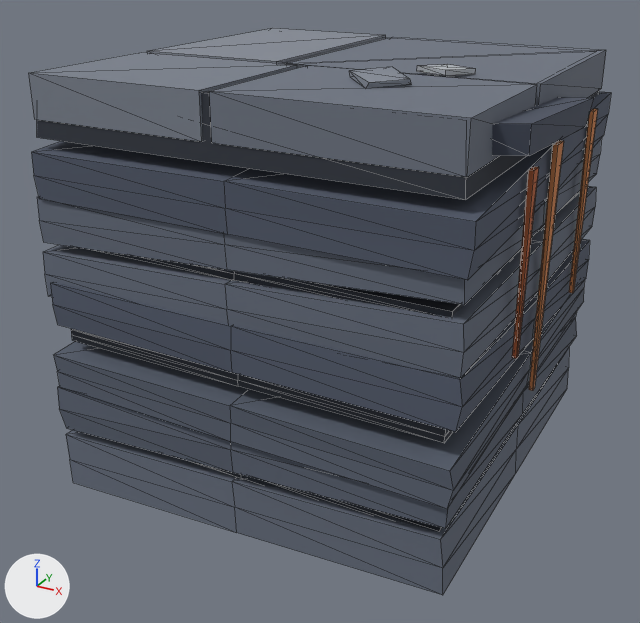
Before and after pictures for a commit that changed the glTF model web/world/assets/cliff_slate.glb.
One viewpoint serves both versions: a 50 mm lens placed at (0.991, -1.911, 1.296), pointed at (-0.024, -0.066, 0.374). Arrows for +X, +Y and +Z are at lower left; the lights stay in place. The first picture is the older version. Mesh edges are drawn as thin lines. Vertices at exactly the same position are counted once.

The first picture shows 'cliff_slate'.
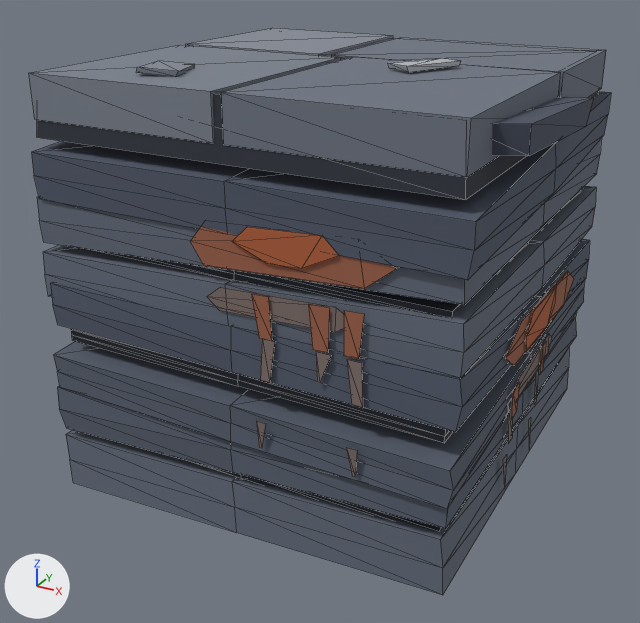
Pixel boxes (x1, y1, x2, y2) of what changed, in the pictures (640 x 623 px):
part 1 of me_sx_cliff_slate, deleted (orange): before (529, 140, 564, 390)
part 2 of me_sx_cliff_slate, deleted: before (417, 65, 476, 76)
part 3 of me_sx_cliff_slate, deleted (orange): before (512, 166, 539, 359)
part 4 of me_sx_cliff_slate, deleted: before (349, 67, 412, 88)
part 5 of me_sx_cliff_slate, built on: before (29, 28, 606, 293); after (29, 28, 606, 488)

The change in detail:
Material 'sx_sn_stain' (mat_sx_sn_stain) is new.
Its base color is (0.332, 0.117, 0.0648) (brown #9c6048).
Its roughness is 0.9.
Material 'sx_sn_rusty' (mat_sx_sn_rusty) is new.
Its base color is (0.209, 0.156, 0.144) (grey #7e6e6a).
Its roughness is 0.9.
me_sx_cliff_slate is used by ob_cliff_slate; location (0.0, 0.0, 0.0).
me_sx_cliff_slate had 346 vertices, 534 faces and spanned x -0.528..0.578, y -0.527..0.573, z -0.048..1.021.
me_sx_cliff_slate now has 414 vertices, 550 faces and spans x -0.528..0.578, y -0.538..0.573, z -0.048..1.019.
me_sx_cliff_slate part 1: the loose piece of 8 vertices spanning x 0.533..0.543, y -0.076..-0.028, z 0.288..0.873 is deleted.
me_sx_cliff_slate part 2: the loose piece of 8 vertices spanning x 0.229..0.346, y -0.128..-0.012, z 0.995..1.015 is deleted.
me_sx_cliff_slate part 3: the loose piece of 8 vertices spanning x 0.537..0.547, y -0.259..-0.223, z 0.455..0.861 is deleted.
me_sx_cliff_slate part 4: the loose piece of 8 vertices spanning x 0.144..0.292, y -0.329..-0.182, z 1.0..1.021 is deleted.
Part 5, on me_sx_cliff_slate:
13 vertices are removed from x -0.121..0.539, y -0.1..0.5, z 0.417..1.0.
26 faces are deleted.
4 vertices in x -0.5, y -0.124..-0.1, z 0.9..1.0 move by (0.0, 0.159, 0.0).
4 vertices in x -0.051..-0.027, y -0.5, z 0.9..1.0 move by (0.028, 0.0, 0.0).
4 vertices in x 0.5, y -0.118..-0.094, z 0.9..1.0 move by (0.0, 0.176, 0.0).
6 vertices move from x -0.097..0.539, y -0.124..0.266, z 0.417..1.0 to x -0.073..0.525, y 0.035..0.24, z 0.387..1.0.
113 vertices are added at x -0.321..0.531, y -0.538..0.5, z 0.047..1.019.
18 new faces join them, mat_sx_sn_stain (brown #9c6048).
8 new faces join them, mat_sx_sn_drip (brown #b05f3a).
26 new faces join them, mat_sx_sn_rusty (grey #7e6e6a).
6 new faces join them, mat_sx_sn_top_b (grey #6e7582).
20 new faces join them, mat_sx_sn_top_c (grey #858b96).
12 new faces join them, mat_sx_sn_shard (grey #b4b8bd).
me_sx_cliff_slate no longer uses material mat_sx_sn_drip_lt (orange #cf8550).
me_sx_cliff_slate gains material mat_sx_sn_stain (brown #9c6048).
me_sx_cliff_slate gains material mat_sx_sn_rusty (grey #7e6e6a).
